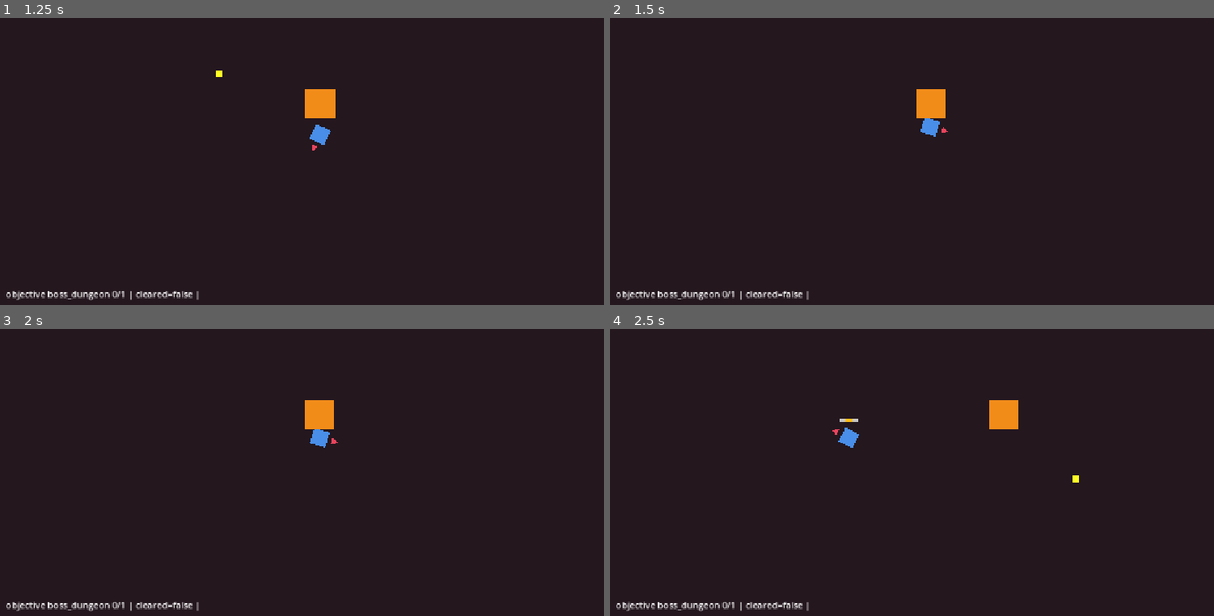
Above: before the commit, frames 1-4 (two rows, left to right).
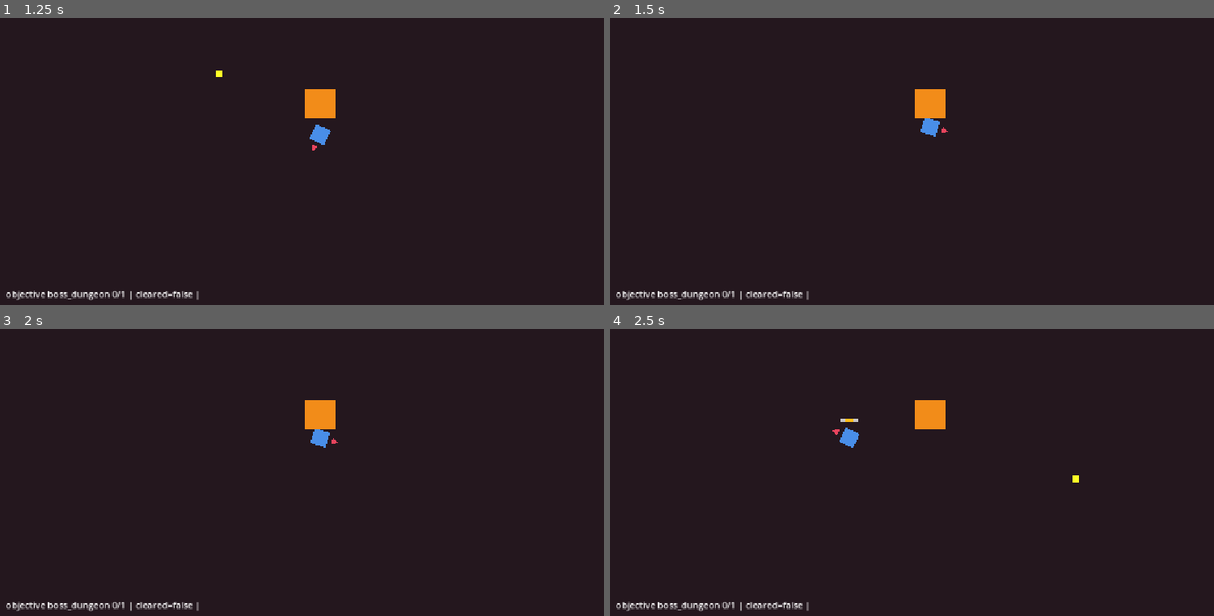
Above: after the commit, the same moments.

Repository: BestestGameStudio/gangU
Game: Godot game, scene res://scenes/test_dungeon_boss.tscn
Two runs of this game, one before a commit and one after it. Both use one fixed random seed, a clock stepped at 60 frames per second and the inputs below. This scene is started directly instead of the project's main scene.
Inputs (mouse positions are in pixels of both pictures, inside the frame that each line leads up to):
- Up to frame 1 (1.25 s): tap Enter at 0.5 s; move the mouse to (289, 201) at 0.52 s; hold W (move_up) from 0.53 s (still down); hold Space (cast) from 0.53 s (still down)
- Up to frame 2 (1.5 s): keep holding W (move_up); move the mouse to (1123, 181) at 1.27 s; release Space (cast) at 1.28 s; tap Tab at 1.35 s
- Up to frame 3 (2 s): keep holding W (move_up)
- Up to frame 4 (2.5 s): tap Space (cast) at 2 s; move the mouse to (736, 383) at 2.02 s; release W (move_up) at 2.03 s; hold A (move_left) from 2.03 s (still down); tap 1 at 2.1 s

Frame 1 is identical in both runs. In frame 2, less than 0.1% of the frame differs, in the area x 50-52%, y 24-38%; in frame 3, less than 0.1%; in frame 4, 1.0%, in the area x 37-68%, y 24-42%.
Error after the commit: Parse Error: Identifier "EnemyBehaviorChaseContact" not declared in the current scope. (res://scripts/enemy.gd:53)

Commit message:
#99 (Foundation E2): behavior seam for enemy chase/contact
Extract the current chase/contact physics from enemy.gd into swappable per-enemy behavior instances (enemy_behavior_chase_contact.gd), slotted via EnemyDefinition.behavior. Behavior unchanged; harness test99_behavior_seam.gd proves parity + independent per-enemy contact timers.

Diff:
--- a/scripts/enemy.gd
+++ b/scripts/enemy.gd
@@ -2,6 +2,9 @@
 extends CharacterBody2D
 ## #5: basic enemy. Chases the player, deals contact damage, takes spell damage.
 ## Contract: died(), health_changed(), apply_damage() (clamps, emits inside only).
+## #99 (Foundation E2): chase/contact behavior extracted into a per-enemy
+## behavior instance (see enemy_behavior_chase_contact.gd); swappable via
+## the definition's behavior slot. Behavior unchanged.
 
 signal died()
 signal health_changed(current: int, max_hp: int)
@@ -25,11 +28,15 @@
 ## per-field scalar mixing). Reward precedence: a directly assigned
 ## reward_table WINS over the definition's table (instance override); the
 ## definition's table applies only when no direct table is assigned.
+## #99 (Foundation E2): the definition's behavior slot picks the behavior
+## Script; unset = the current chase/contact implementation.
 @export var definition: EnemyDefinition
 
 var hp: int
 var _player: Player
-var _contact_timer: float = 0.0
+## #99: per-enemy behavior instance (created in _ready). Owns the contact
+## cooldown; never shared across enemies.
+var _behavior: RefCounted
 
 func _ready() -> void:
 	if definition != null:
@@ -40,6 +47,16 @@
 		contact_range = definition.contact_range
 	hp = max_hp
 	add_to_group("enemies")
+	# #99: instantiate MY OWN behavior (never a shared Resource). Slot unset
+	# or no definition = the current chase/contact implementation; a slot
+	# script without physics_step falls back to it with a warning.
+	var behavior_script: Script = EnemyBehaviorChaseContact
+	if definition != null and definition.behavior != null:
+		behavior_script = definition.behavior
+	_behavior = behavior_script.new()
+	if not _behavior.has_method("physics_step"):
+		push_warning("Enemy: definition behavior script lacks physics_step(enemy, player, delta); using the default chase/contact behavior.")
+		_behavior = EnemyBehaviorChaseContact.new()
 	if player_path != NodePath(""):
 		_player = get_node_or_null(player_path) as Player
 		if _player == null:
@@ -60,17 +77,8 @@
 		queue_free()
 
 func _physics_process(delta: float) -> void:
-	if _player == null or not is_instance_valid(_player) or _player.hp <= 0:
-		velocity = Vector2.ZERO
-		move_and_slide()
-		return
-	var to_player: Vector2 = _player.global_position - global_position
-	velocity = to_player.normalized() * speed if to_player.length() > 8.0 else Vector2.ZERO
-	move_and_slide()
-	_contact_timer = maxf(0.0, _contact_timer - delta)
-	if to_player.length() <= contact_range and _contact_timer <= 0.0:
-		_player.apply_damage(contact_damage)
-		_contact_timer = contact_cooldown
+	if _behavior != null:
+		_behavior.physics_step(self, _player, delta)
 
 ## (A, #59) Roll the table against the pool's granted set and defer-spawn the
 ## drop into my parent (the area), so an area swap frees it like any other
